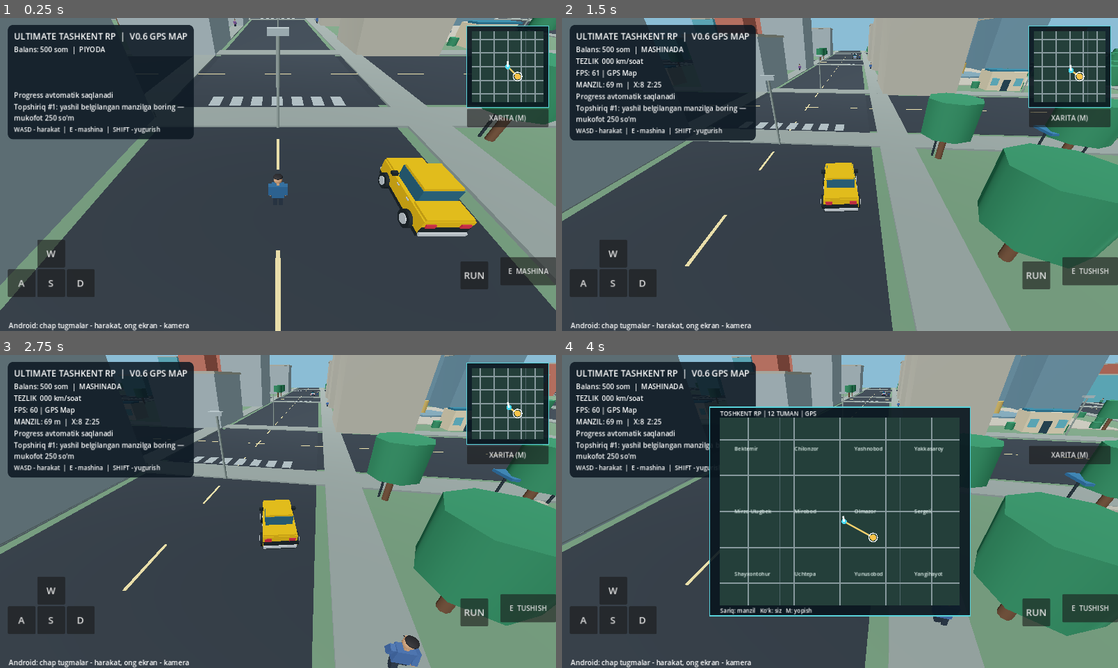
Above: before the commit, frames 1-4 (two rows, left to right).
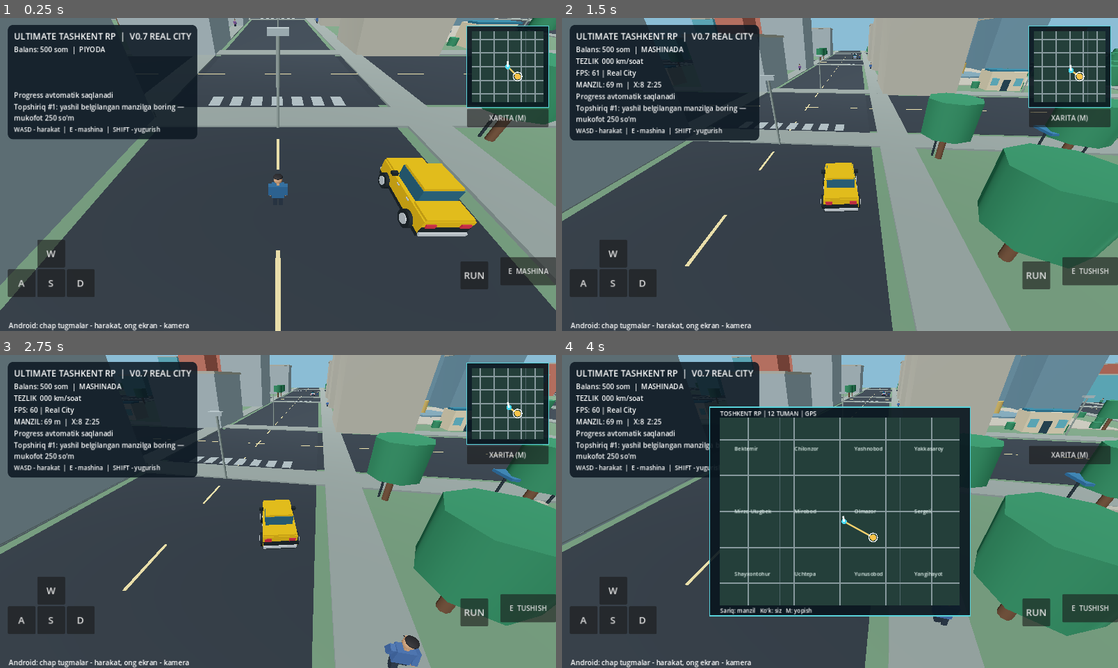
Above: after the commit, the same moments.

Repository: uzumseller500-bot/ultimate-tashkent-rp
Game: Godot game, scene res://scenes/main.tscn
The game is run twice, just before and just after one commit, with the same random seed, the same clock (stepped at 60 frames per second) and the same inputs.
Inputs (mouse positions are in pixels of both pictures, inside the frame that each line leads up to):
- Up to frame 1 (0.25 s): no input
- Up to frame 2 (1.5 s): tap Enter at 0.5 s; move the mouse to (962, 158) at 0.52 s; hold D 0.53-1.25 s; tap E at 0.6 s; click (962, 158) at 0.67 s; drag from (728, 190) to (812, 237) at 1.27 s
- Up to frame 3 (2.75 s): move the mouse to (333, 442) at 2.02 s; hold D from 2.03 s (still down); hold Shift from 2.03 s (still down)
- Up to frame 4 (4 s): release D at 2.75 s; release Shift at 2.75 s; drag from (812, 574) to (673, 464) at 2.77 s; move the mouse to (1006, 558) at 3.52 s; hold A from 3.53 s (still down); tap M at 3.6 s

The runs differ from the first frame. In frame 1, 0.4% of the frame differs, in the area x 25-36%, y 2-39%; in frame 2, 0.4%, in the area x 8-36%, y 2-40%; in frame 3, 0.4%; in frame 4, 0.3%.

Commit message:
V0.7 Real City interface refresh

Diff:
--- a/scripts/main.gd
+++ b/scripts/main.gd
@@ -485,7 +485,7 @@
 	var labels := VBoxContainer.new()
 	top.add_child(labels)
 	var title := Label.new()
-	title.text = "ULTIMATE TASHKENT RP  |  V0.6 GPS MAP"
+	title.text = "ULTIMATE TASHKENT RP  |  V0.7 REAL CITY"
 	title.add_theme_font_size_override("font_size",20)
 	labels.add_child(title)
 	coins_label = Label.new()
@@ -635,7 +635,7 @@
 		if speed_label:
 			speed_label.text = "TEZLIK  %03d km/soat" % int(absf(car_velocity)*5.0) if car_mode else "PIYODA  •  WASD"
 		if fps_label:
-			fps_label.text = "FPS: %d | GPS Map" % Engine.get_frames_per_second()
+			fps_label.text = "FPS: %d | Real City" % Engine.get_frames_per_second()
 		if navigation_label:
 			var focus_position: Vector3 = car.global_position if car_mode else player.global_position
 			var meters := int(focus_position.distance_to(mission_target))
